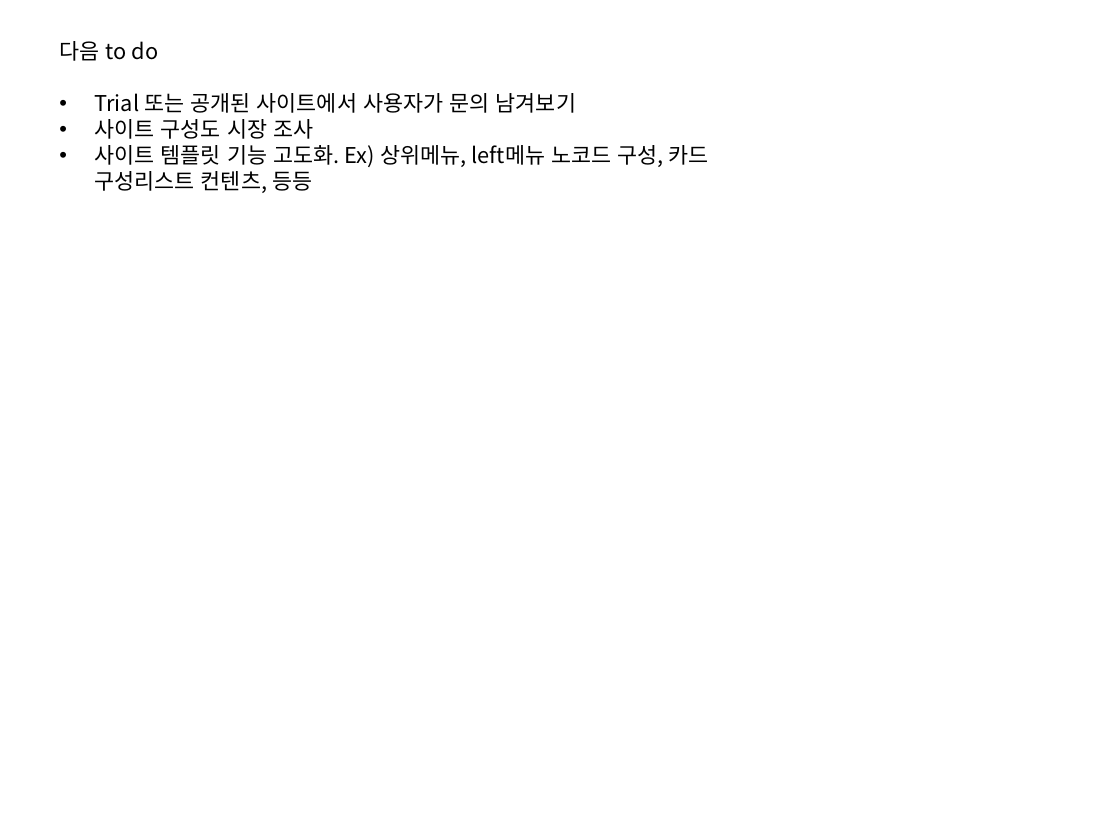
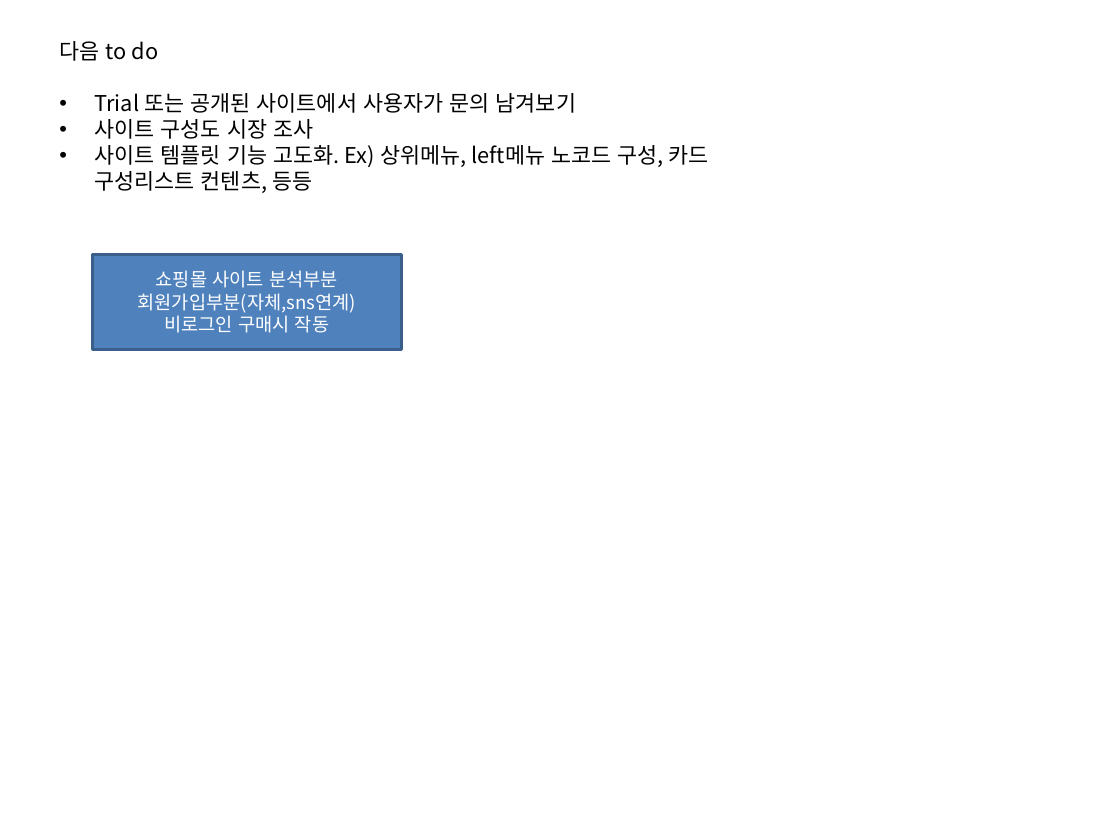
Before and after one commit to oksusoo1/homepageDev, a slide deck: slide 2 of My-plaform기획2.pptx. Drawn at 1120x840 pixels with LibreOffice and Linux fonts; fonts in the diff are those of the drawing. Boxes give left, top, right and bottom in pixels: in the first picture for what was removed or moved away, otherwise in the second. Text is boxed around its words. In the diff, an @@ line names an element or a change of style, - is before the commit and + after.

```diff
--- a/My-plaform기획2.pptx
+++ b/My-plaform기획2.pptx
@@ rectangle added at <box>93,254,402,349</box>, fill #4F81BD, outline #3A5F8C 2 pt, 12 pt, text #FFFFFF @@
+쇼핑몰 사이트 분석부분
+회원가입부분(자체,sns연계)
+비로그인 구매시 작동
```
Also in this commit, not shown: 1 other file.
